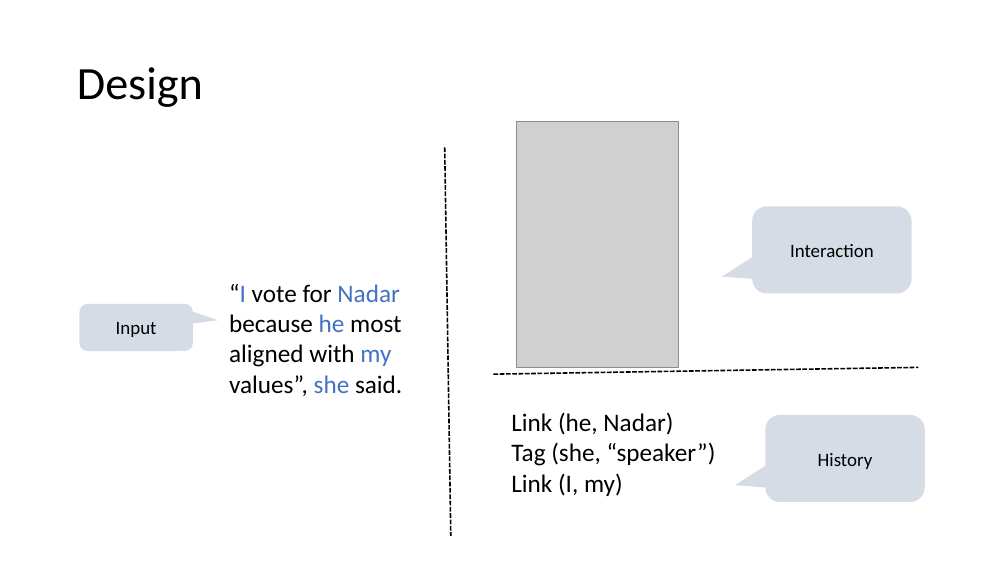
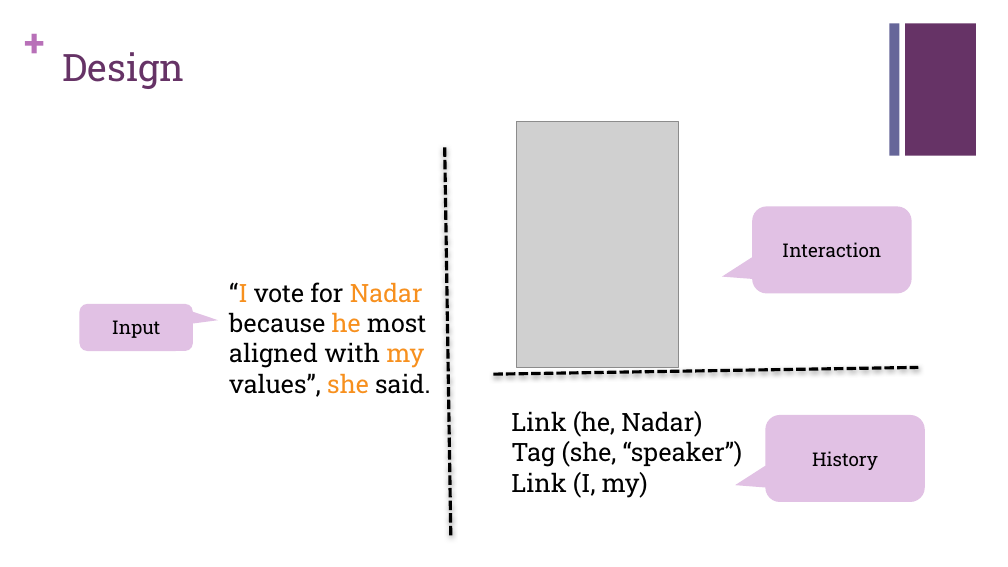
Before and after one commit to slxu/CrowdLabeling, a slide deck: slide 8 of presentation/present1.pptx. Drawn at 1008x567 pixels with LibreOffice and Linux fonts; fonts in the diff are those of the drawing; grey boxes stand for pictures. Boxes give left, top, right and bottom in pixels: in the first picture for what was removed or moved away, otherwise in the second. Text is boxed around its words. In the diff, an @@ line names an element or a change of style, - is before the commit and + after.

```diff
--- a/presentation/present1.pptx
+++ b/presentation/present1.pptx
@@ text added at [25,19,54,65], 36 pt, text #B870B8, bold @@
++
@@ rectangle added at [889,23,899,156], fill #666699 @@
@@ rectangle added at [905,23,976,156], fill #663366 @@
@@ title "Design": place and size @@
-title "Design" at [77,67,203,107]
+title "Design" at [63,52,185,89]
@@ title "Design" at [63,52,185,89]: size 44 to 36 pt, font Calibri to Roboto Slab, text colour #000000 to #663366; line spacing 0.9 to 1; vertical alignment middle to top @@
@@ line (445, 147) - (451, 536): stroke #000000 1.5 pt dashed to #000000 3 pt dashed @@
@@ text "“I vote for Nadar because ..." at [229,282,430,397]: font Calibri to Roboto Slab; text colour #4472C4 to #F7901E in "“I Nadar he my she" @@
@@ line (494, 374) - (919, 368): stroke #000000 1.5 pt dashed to #000000 3 pt dashed @@
@@ text "Link (he, Nadar)" at [511,411,743,498]: font Calibri to Roboto Slab @@
@@ font Calibri to Roboto Slab; fill #D6DCE5 to #E1C1E4 in 3 elements at [79,304,193,351], [752,206,912,293], [765,415,925,502] @@
```
Also in this commit, not shown: 8 other slides changed, 6 other files.
